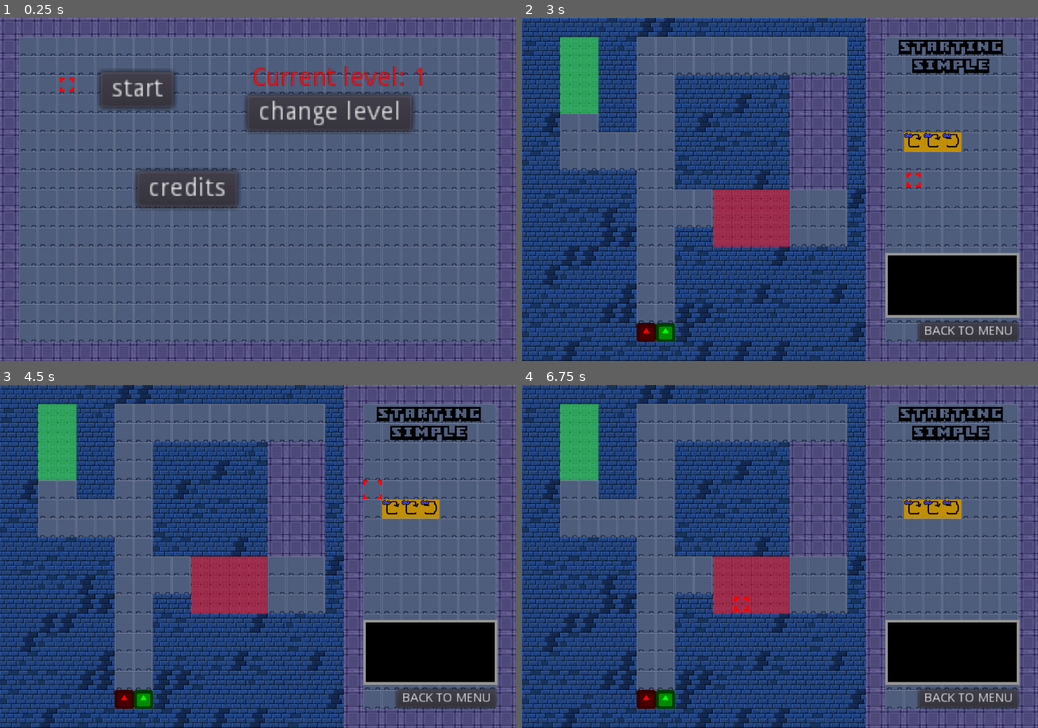
Above: before the commit, frames 1-4 (two rows, left to right).
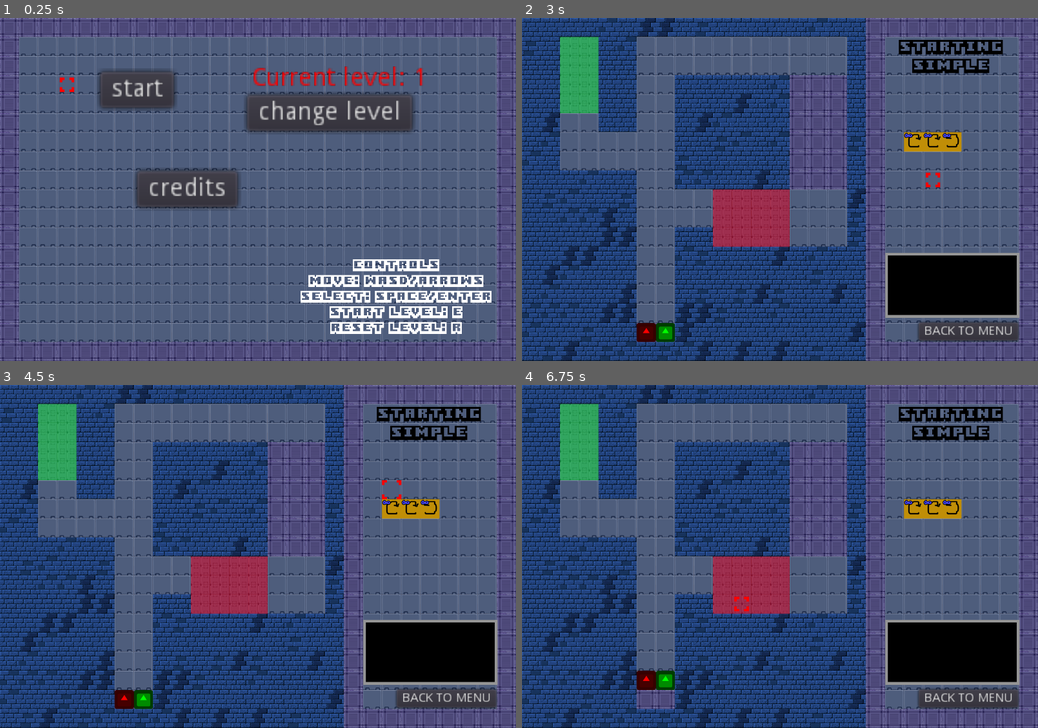
Above: after the commit, the same moments.

Repository: WIT-SCDS-F22-GAME-COOP/Zombie-Game
Game: Godot game, scene res://TSCN/Menu.tscn
Two runs of this game, one before a commit and one after it. Both use one fixed random seed, a clock stepped at 60 frames per second and the inputs below. The engine's default icon, where the game draws it, is replaced by a stand-in: a white triangle on a blue panel in a dark square.
Inputs (mouse positions are in pixels of both pictures, inside the frame that each line leads up to):
- Up to frame 1 (0.25 s): no input
- Up to frame 2 (3 s): click "start" at 0.5 s; click "BACK TO MENU" at 1.25 s; click "start" at 2 s; move the mouse to (893, 172) at 2.77 s; hold D (move_right) from 2.78 s (still down); click (893, 172) at 2.85 s
- Up to frame 3 (4.5 s): tap Space (select) at 3.05, 3.6 s; move the mouse to (154, 573) at 3.52 s; release D (move_right) at 3.53 s; hold S (move_down) 3.53-4.28 s; click (154, 573) at 3.67 s; right-click (154, 573) at 3.8 s; move the mouse to (309, 481) at 4.27 s; hold D (move_right) from 4.28 s (still down); right-click (309, 481) at 4.35 s
- Up to frame 4 (6.75 s): click (831, 481) at 4.55 s; tap Enter at 5 s; move the mouse to (754, 625) at 5.02 s; release D (move_right) at 5.03 s; hold W (move_up) 5.03-5.78 s; click (754, 625) at 5.1 s; tap Space (select) at 5.3, 5.85 s; move the mouse to (934, 607) at 5.77 s; hold A (move_left) from 5.78 s (still down); click (934, 607) at 5.92 s; right-click (934, 607) at 6.05 s; move the mouse to (625, 505) at 6.52 s; tap E (start_level, bound only after the commit) at 6.6 s

The runs differ from the first frame. In frame 1, 3.3% of the frame differs, in the area x 58-96%, y 70-93%; in frame 2, less than 0.1%; in frame 3, less than 0.1%; in frame 4, 0.8%.

Commit message:
Complete mouse support for moving tiles

Diff:
--- a/Scripts/Menu.gd
+++ b/Scripts/Menu.gd
@@ -40,7 +40,7 @@
 		_on_Button2_pressed()
 	elif current_button == 3 && Input.is_action_just_pressed("select"):
 		_on_Button3_pressed()
-	elif Input.is_action_just_pressed("select") && $Cursor.position.x < 0:
+	elif (Input.is_action_just_pressed("select") || Input.is_action_just_pressed("click")) && $Cursor.position.x < 0:
 		$Camera2D2.current = false
 		$Camera2D.current = true
 		menu_location = 0
--- a/Scripts/World.gd
+++ b/Scripts/World.gd
@@ -34,24 +34,8 @@
 	if current_button == 1 && Input.is_action_just_pressed("select"):
 		_on_Button_pressed()
 
-	# Direct all questions on this if statement to Lucas De Caux.
-	# I'm not super familiar with it.
 	if Input.is_action_just_pressed("select"):
-		$LossGraphic.visible = false
-		if ($ActionTile.get_cell($Cursor.tile_position.x, $Cursor.tile_position.y) != -1 && initial_pos_check()):
-			selected_tile_pos = $Cursor.tile_position
-			selected_tile.x = $ActionTile.get_cell($Cursor.tile_position.x, $Cursor.tile_position.y)
-			selected_tile.y = $DurMap.get_cell($Cursor.tile_position.x, $Cursor.tile_position.y)
-			$SelectedCursor.position = $Cursor.position
-		elif (selected_tile.x != -1 && $TileMap.get_cell($Cursor.tile_position.x, $Cursor.tile_position.y) == 1 && initial_pos_check()):
-			$ActionTile.set_cell($Cursor.tile_position.x, $Cursor.tile_position.y, selected_tile.x, false,false,false, Vector2(0,0))
-			$ActionTile.set_cell(selected_tile_pos.x, selected_tile_pos.y, -1, false,false,false, Vector2(0,0))
-			$DurMap.set_cell($Cursor.tile_position.x, $Cursor.tile_position.y, selected_tile.y, false,false,false, Vector2(0,0))
-			$DurMap.set_cell(selected_tile_pos.x, selected_tile_pos.y, -1, false,false,false, Vector2(0,0))
-			selected_tile.x = -1
-			selected_tile.y = -1
-			durmap_backup()
-			$SelectedCursor.position = Vector2(-256,0)
+		selection()
 
 	# Pass information about the current location of the characters to them.
 	pass_tile()
@@ -80,6 +64,24 @@
 	if Input.is_action_just_pressed("reset_level"):
 		durmap_restore()
 
+# Direct all questions on this function to Lucas De Caux.
+# I'm not super familiar with it.
+func selection():
+	$LossGraphic.visible = false
+	if ($ActionTile.get_cell($Cursor.tile_position.x, $Cursor.tile_position.y) != -1 && initial_pos_check()):
+		selected_tile_pos = $Cursor.tile_position
+		selected_tile.x = $ActionTile.get_cell($Cursor.tile_position.x, $Cursor.tile_position.y)
+		selected_tile.y = $DurMap.get_cell($Cursor.tile_position.x, $Cursor.tile_position.y)
+		$SelectedCursor.position = $Cursor.position
+	elif (selected_tile.x != -1 && $TileMap.get_cell($Cursor.tile_position.x, $Cursor.tile_position.y) == 1 && initial_pos_check()):
+		$ActionTile.set_cell($Cursor.tile_position.x, $Cursor.tile_position.y, selected_tile.x, false,false,false, Vector2(0,0))
+		$ActionTile.set_cell(selected_tile_pos.x, selected_tile_pos.y, -1, false,false,false, Vector2(0,0))
+		$DurMap.set_cell($Cursor.tile_position.x, $Cursor.tile_position.y, selected_tile.y, false,false,false, Vector2(0,0))
+		$DurMap.set_cell(selected_tile_pos.x, selected_tile_pos.y, -1, false,false,false, Vector2(0,0))
+		selected_tile.x = -1
+		selected_tile.y = -1
+		durmap_backup()
+		$SelectedCursor.position = Vector2(-256,0)
 
 # Just checks if both characters are where they start.
 func initial_pos_check():
@@ -384,15 +386,24 @@
 		lower_durability($Green.position)
 
 
+# Mouse support
+# Left click to move and select
+# Right click to only move
 func _input(event):
 	# Mouse in viewport coordinates.
-	if event is InputEventMouseButton:
-		#print("Mouse Click/Unclick at: ", event.position)
-		var z = event.position
-		var x = int(event.position.x)
-		var y = int(event.position.y)
-		x = int(x/64)
-		y = int(y/64)
-		$Cursor.position = Vector2(x*64+32,y*64+32)
-#   elif event is InputEventMouseMotion:
-#	   print("Mouse Motion at: ", event.position)
+	if event is InputEventMouseButton && Input.is_action_just_pressed("click"):
+		move_mouse(event)
+		$Timer.start()
+	elif event is InputEventMouseButton && Input.is_action_just_pressed("click_r"):
+		move_mouse(event)
+
+func move_mouse(event):
+	var z = event.position
+	var x = int(event.position.x)
+	var y = int(event.position.y)
+	x = int(x/64)
+	y = int(y/64)
+	$Cursor.position = Vector2(x*64+32,y*64+32)
+
+func _on_Timer_timeout():
+	selection()
--- a/TSCN/Menu.tscn
+++ b/TSCN/Menu.tscn
@@ -322,7 +322,7 @@
 rect_scale = Vector2( 1.5, 1.5 )
 custom_colors/font_color = Color( 0, 0, 0, 1 )
 custom_fonts/font = SubResource( 7 )
-text = "Press [SPACE] or [ENTER] to return"
+text = "Press [SELECT] or click to return"
 align = 2
 uppercase = true
 
@@ -330,6 +330,21 @@
 position = Vector2( -288.25, 611.398 )
 scale = Vector2( 0.262695, 0.262695 )
 texture = ExtResource( 6 )
+
+[node name="Label3" type="Label" parent="."]
+margin_left = 1006.0
+margin_top = 811.0
+margin_right = 1262.0
+margin_bottom = 913.0
+rect_scale = Vector2( 2.5, 2.5 )
+custom_fonts/font = SubResource( 7 )
+text = "CONTROLS
+MOVE: WASD/ARROWS
+SELECT: SPACE/ENTER
+START LEVEL: E
+RESET LEVEL: R"
+align = 1
+uppercase = true
 
 [connection signal="pressed" from="Button" to="." method="_on_Button_pressed"]
 [connection signal="area_entered" from="Button/Area2D" to="." method="_Start_Button_Entered"]
--- a/TSCN/World.tscn
+++ b/TSCN/World.tscn
@@ -971,9 +971,14 @@
 tile_set = SubResource( 13 )
 format = 1
 
+[node name="Timer" type="Timer" parent="."]
+wait_time = 0.05
+one_shot = true
+
 [connection signal="dur_lower" from="Red" to="." method="_on_dur_lower_signal"]
 [connection signal="dur_lower" from="Green" to="." method="_on_dur_lower_signal"]
 [connection signal="pressed" from="Button" to="." method="_on_Button_pressed"]
 [connection signal="area_entered" from="Button/Area2D" to="." method="_Back_Button_Entered"]
 [connection signal="area_exited" from="Button/Area2D" to="." method="_Back_Button_Left"]
 [connection signal="timeout" from="LossTimer" to="." method="_on_LossTimer_timeout"]
+[connection signal="timeout" from="Timer" to="." method="_on_Timer_timeout"]
--- a/project.godot
+++ b/project.godot
@@ -69,7 +69,7 @@
 }
 start_level={
 "deadzone": 0.5,
-"events": [ Object(InputEventKey,"resource_local_to_scene":false,"resource_name":"","device":0,"alt":false,"shift":false,"control":false,"meta":false,"command":false,"pressed":false,"scancode":82,"physical_scancode":0,"unicode":0,"echo":false,"script":null)
+"events": [ Object(InputEventKey,"resource_local_to_scene":false,"resource_name":"","device":0,"alt":false,"shift":false,"control":false,"meta":false,"command":false,"pressed":false,"scancode":69,"physical_scancode":0,"unicode":0,"echo":false,"script":null)
  ]
 }
 debug_input2={
@@ -79,12 +79,17 @@
 }
 reset_level={
 "deadzone": 0.5,
-"events": [ Object(InputEventKey,"resource_local_to_scene":false,"resource_name":"","device":0,"alt":false,"shift":false,"control":false,"meta":false,"command":false,"pressed":false,"scancode":81,"physical_scancode":0,"unicode":0,"echo":false,"script":null)
+"events": [ Object(InputEventKey,"resource_local_to_scene":false,"resource_name":"","device":0,"alt":false,"shift":false,"control":false,"meta":false,"command":false,"pressed":false,"scancode":82,"physical_scancode":0,"unicode":0,"echo":false,"script":null)
  ]
 }
 click={
 "deadzone": 0.5,
 "events": [ Object(InputEventMouseButton,"resource_local_to_scene":false,"resource_name":"","device":-1,"alt":false,"sh …(213 unchanged characters)…
+ ]
+}
+click_r={
+"deadzone": 0.5,
+"events": [ Object(InputEventMouseButton,"resource_local_to_scene":false,"resource_name":"","device":-1,"alt":false,"shift":false,"control":false,"meta":false,"command":false,"button_mask":0,"position":Vector2( 0, 0 ),"global_position":Vector2( 0, 0 ),"factor":1.0,"button_index":2,"pressed":false,"doubleclick":false,"script":null)
  ]
 }
 
